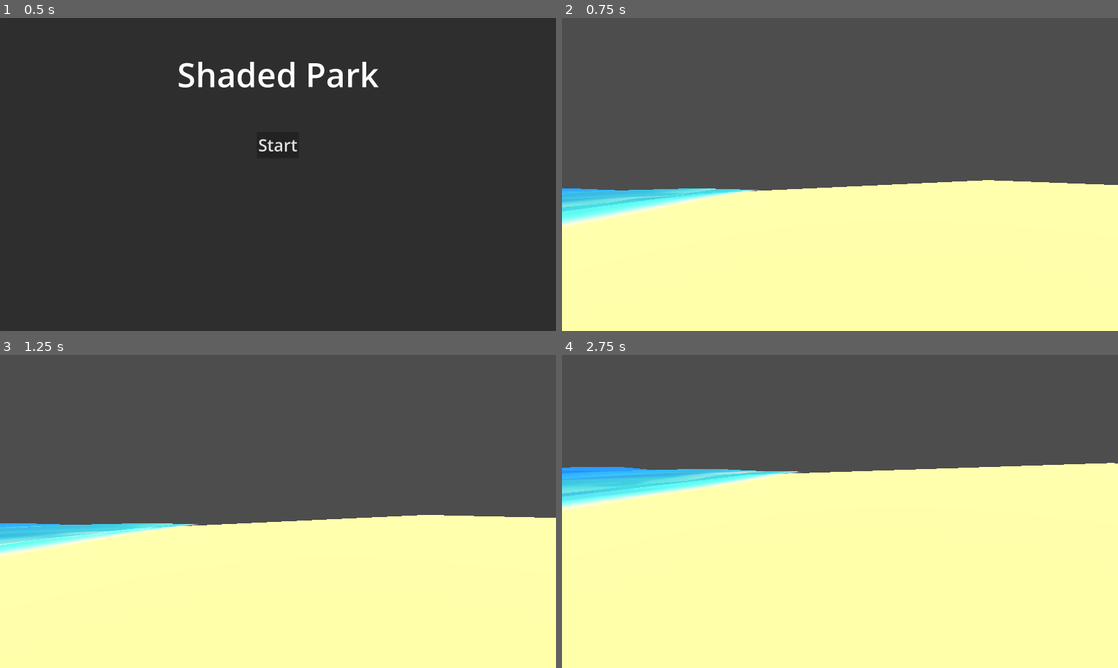
Above: before the commit, frames 1-4 (two rows, left to right).
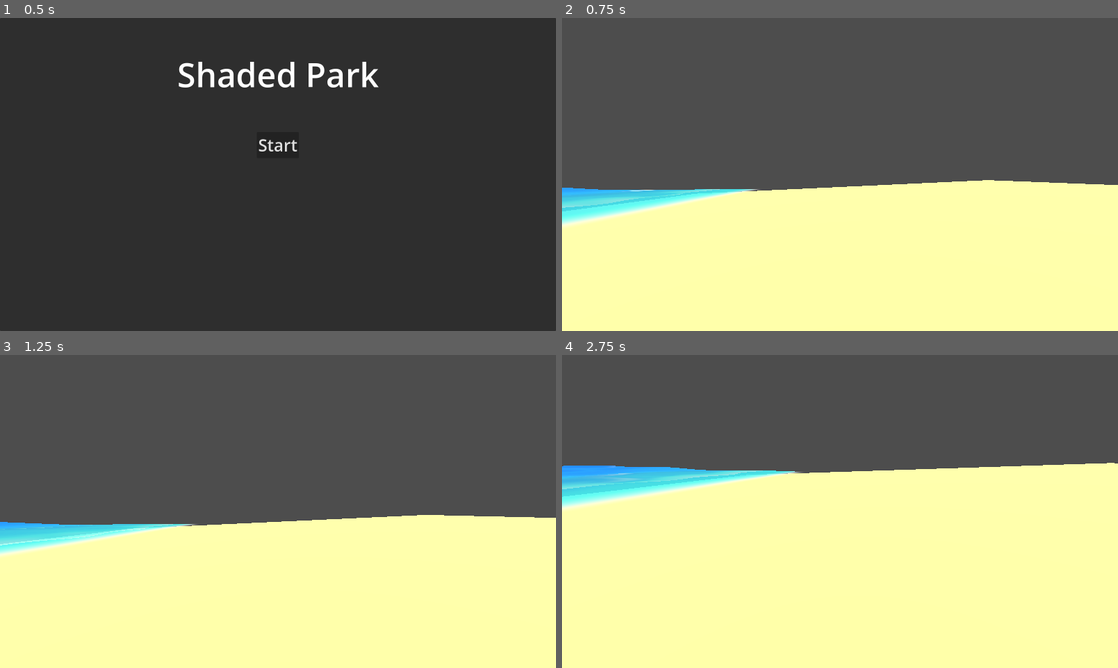
Above: after the commit, the same moments.

Repository: Spooked2/Shaded-Park
Game: Godot game, scene res://main_menu.tscn
The game is run twice, just before and just after one commit, with the same random seed, the same clock (stepped at 60 frames per second) and the same inputs.
Inputs (mouse positions are in pixels of both pictures, inside the frame that each line leads up to):
- Up to frame 1 (0.5 s): no input
- Up to frame 2 (0.75 s): click "Start" at 0.5 s
- Up to frame 3 (1.25 s): no input
- Up to frame 4 (2.75 s): move the mouse to (867, 511) at 1.27 s; hold W (move_forward) from 1.28 s (still down); move the mouse to (812, 511) at 2.02 s

Frame 1 is identical in both runs. In frame 2, 0.2% of the frame differs, in the area x 0-36%, y 54-61%; in frame 3, 0.2%; in frame 4, 0.9%, in the area x 0-43%, y 35-46%.

Commit message:
CHANGE adjusted ocean waves

Diff:
--- a/assets/shaders/beach/ocean.gdshader
+++ b/assets/shaders/beach/ocean.gdshader
@@ -6,7 +6,8 @@
 uniform float wave_amount: hint_range(0.1, 3.0) = 1.1;
 uniform float wave_start_position: hint_range(0.0, 0.9) = 0.7;
 uniform float wave_time_scale: hint_range(0.0, 2.0) = 0.2;
-uniform float wave_intensity: hint_range(0.0, 2.0) = 0.13;
+uniform float wave_intensity: hint_range(0.0, 2.0) = 0.1;
+uniform float wave_scale: hint_range(0.0, 4.0) = 1.0;
 
 vec2 wave(float amp, float x, float wavelength, float speed) {
 	float freq = 2.0 / wavelength;
@@ -33,35 +34,41 @@
 }
 
 void vertex() {
+	vec2 top_left = UV * wave_scale;
+	vec2 top_right = vec2((1.0 * wave_scale) - top_left.x, top_left.y);
+	vec2 bottom_left = vec2(top_left.x, (1.0 * wave_scale) - top_left.y);
+	vec2 bottom_right = vec2((1.0 * wave_scale) - top_left.x, (1.0 * wave_scale) - top_left.y);
+
 	vec3 wave_array[] = {
 		// Big waves
-		wave_v2(vec2(1.0) - UV.xy, 2.8, 6.4, wave_time_scale),
-		wave_v2(-UV.yy, 2.25, 0.13, wave_time_scale),
-		wave_v2(vec2(1.0) - UV.xx, 2.5, 0.27, wave_time_scale),
-		wave_v2(UV.xy, 3.0, 0.1, wave_time_scale),
-		wave_v2(vec2(1.0) - UV.yy, 2.7, 0.4, wave_time_scale),
+		wave_v2(top_left, 1.0, 2.0, wave_time_scale),
+		wave_v2(top_right, 0.95, 1.9, wave_time_scale),
+		wave_v2(bottom_left, 0.99, 1.75, wave_time_scale),
+		wave_v2(bottom_right, 0.9, 1.25, wave_time_scale),
 
 		// Medium waves
-		wave_v2(UV.xy, 1.3, 0.75, wave_time_scale),
-		wave_v2(vec2(1.0) - UV.yy, 0.8, 1.25, wave_time_scale),
-		wave_v2(-UV.xx, 0.95, 1.05, wave_time_scale),
-		wave_v2(vec2(1.0) - -UV.xy, 1.2, 0.9, wave_time_scale),
-		wave_v2(UV.xy, 1.25, 0.85, wave_time_scale),
-		wave_v2(UV.yy, 0.95, 1.05, wave_time_scale),
-		wave_v2(vec2(1.0) - -UV.xx, 1.1, 1.0, wave_time_scale),
-		wave_v2(-UV.xy, 0.85, 1.15, wave_time_scale),
+		wave_v2(top_left, 0.75, 0.25, wave_time_scale),
+		wave_v2(top_right, 0.85, 0.3, wave_time_scale),
+		wave_v2(bottom_left, 0.90, 0.2, wave_time_scale),
+		wave_v2(bottom_right, 0.65, 0.21, wave_time_scale),
+		wave_v2(-top_left, 0.8, 0.27, wave_time_scale),
+		wave_v2(-top_right, 0.6, 0.22, wave_time_scale),
+		wave_v2(-bottom_left, 0.7, 0.28, wave_time_scale),
+		wave_v2(-bottom_right, 0.78, 0.24, wave_time_scale),
+
+		// Small waves
+		wave_v2(top_left, 0.3, 0.1, wave_time_scale),
+		wave_v2(top_right, 0.28, 0.09, wave_time_scale),
+		wave_v2(bottom_left, 0.29, 0.085, wave_time_scale),
+		wave_v2(bottom_right, 0.25, 0.08, wave_time_scale),
 
 		// Tiny waves
-		wave_v2(vec2(1.0) - -UV.yx, 0.1, 4.25, wave_time_scale),
-		wave_v2(vec2(1.0) - UV.xx, 0.05, 8.0, wave_time_scale),
-		wave_v2(-UV, 0.15, 3.5, wave_time_scale),
-		wave_v2(UV.yy, 0.3, 2.75, wave_time_scale),
-		wave_v2(vec2(1.0) - -UV, 0.1, 6.25, wave_time_scale),
-		wave_v2(UV.yx, 0.25, 5.75, wave_time_scale),
-		wave_v2(-UV, 0.175, 5.05, wave_time_scale),
-		wave_v2(vec2(1.0) - UV, 0.125, 6.25, wave_time_scale),
-		wave_v2(-UV, 0.35, 2.55, wave_time_scale),
-		wave_v2(UV.yx, 0.2, 3.95, wave_time_scale)
+		wave_v2(-top_left, 0.1, 0.05, wave_time_scale),
+		wave_v2(-top_right, 0.08, 0.049, wave_time_scale),
+		wave_v2(-bottom_left, 0.06, 0.045, wave_time_scale),
+		wave_v2(-bottom_right, 0.05, 0.04, wave_time_scale),
+
+		wave_v2(top_left, 0.0, 0.0, wave_time_scale)
 		};
 
 	vec3 wave_sums = vec3(0.0);
@@ -138,7 +145,7 @@
 void light() {
 	vec3 half_way = normalize(VIEW + LIGHT);
 	float half_way_dot = dot(NORMAL, half_way);
-	float specular_amount = pow(half_way_dot, 23.0 * 23.0) * ATTENUATION;
+	float specular_amount = pow(half_way_dot, 200.0) * ATTENUATION;
 	SPECULAR_LIGHT += 0.2 * specular_amount * LIGHT_COLOR;
 
 	DIFFUSE_LIGHT += clamp(dot(NORMAL, LIGHT), 0.0, 1.0) * ATTENUATION * LIGHT_COLOR / PI;
--- a/levels/beach/beach.tscn
+++ b/levels/beach/beach.tscn
@@ -51,8 +51,9 @@
 shader_parameter/wave_speed = 0.5
 shader_parameter/wave_amount = 1.10000004899012
 shader_parameter/wave_start_position = 0.5910000280725
-shader_parameter/wave_time_scale = 0.2
-shader_parameter/wave_intensity = 0.13
+shader_parameter/wave_time_scale = 0.10000000475
+shader_parameter/wave_intensity = 0.400000019
+shader_parameter/wave_scale = 1.0
 
 [node name="Beach" type="Node3D" unique_id=1092459270]
 
